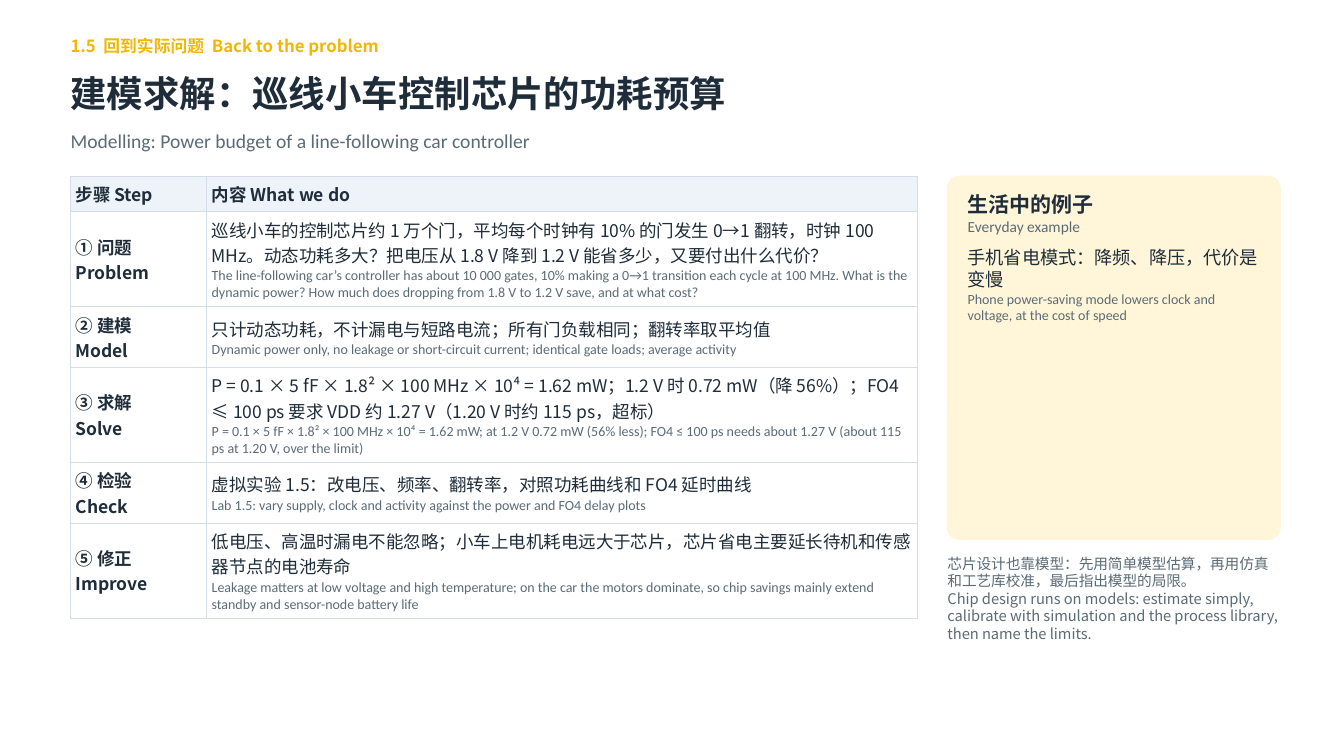
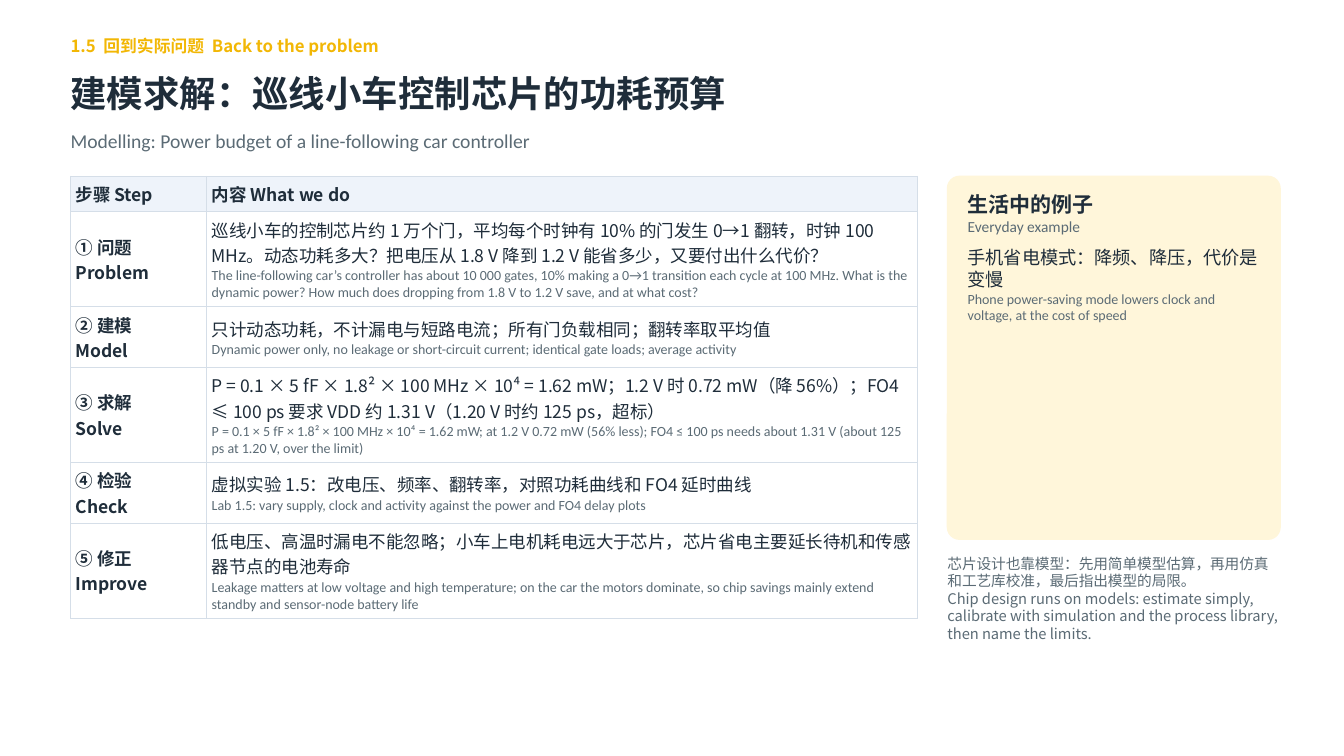
Before and after one commit to eddiezgq/WenQuest, a slide deck: slide 27 of samples/数字集成电路设计/课程资料/第1章 CMOS反相器/第一章课件.pptx. Drawn at 1344x756 pixels with LibreOffice and Linux fonts; fonts in the diff are those of the drawing. Boxes give left, top, right and bottom in pixels: in the first picture for what was removed or moved away, otherwise in the second. Text is boxed around its words. In the diff, an @@ line names an element or a change of style, - is before the commit and + after.

```diff
--- a/samples/数字集成电路设计/课程资料/第1章 CMOS反相器/第一章课件.pptx
+++ b/samples/数字集成电路设计/课程资料/第1章 CMOS反相器/第一章课件.pptx
@@ table at (71,176,918,615) @@
-row 4, column 2: P = 0.1 × 5 fF × 1.8² × 100 MHz × 10⁴ = 1.62 mW；1.2 V 时 0.72 mW（降 56%）；FO4 ≤ 100 ps 要求 VDD 约 1.27 V（1.20 V 时约 115 ps，超标） / P = 0.1 × 5 fF × 1.8² × 100 MHz × 10⁴ = 1.62 mW; at 1.2 V 0.72 mW (56% less); FO4 ≤ 100 ps needs about 1.27 V (about 115 ps at 1.20 V, over the limit)
+row 4, column 2: P = 0.1 × 5 fF × 1.8² × 100 MHz × 10⁴ = 1.62 mW；1.2 V 时 0.72 mW（降 56%）；FO4 ≤ 100 ps 要求 VDD 约 1.31 V（1.20 V 时约 125 ps，超标） / P = 0.1 × 5 fF × 1.8² × 100 MHz × 10⁴ = 1.62 mW; at 1.2 V 0.72 mW (56% less); FO4 ≤ 100 ps needs about 1.31 V (about 125 ps at 1.20 V, over the limit)
```
Also in this commit, not shown: 11 other slides changed, 55 other files.
